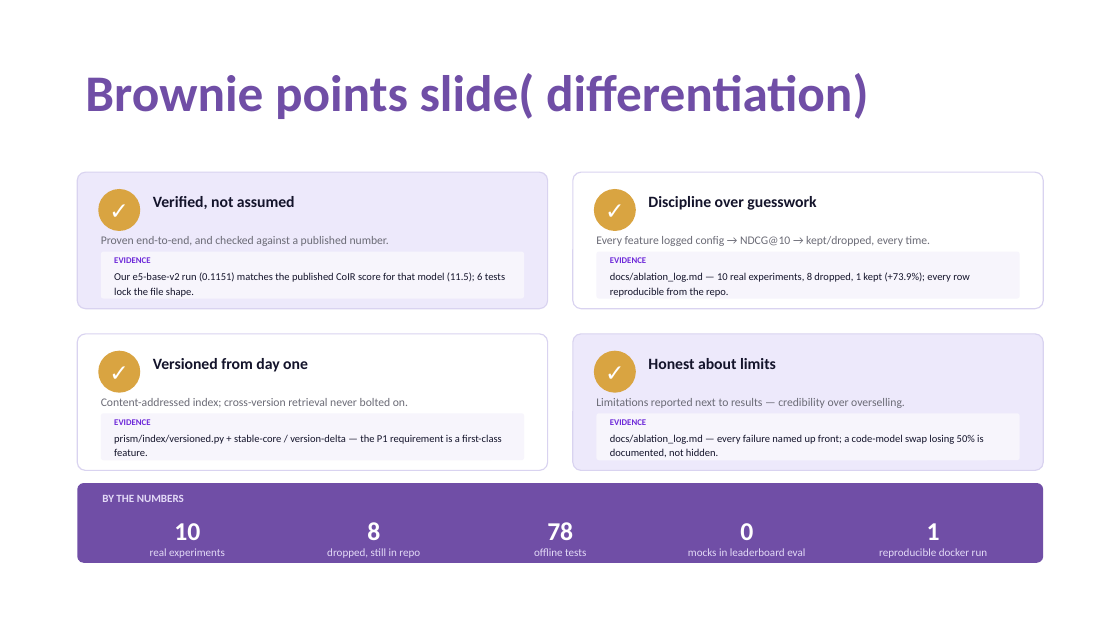
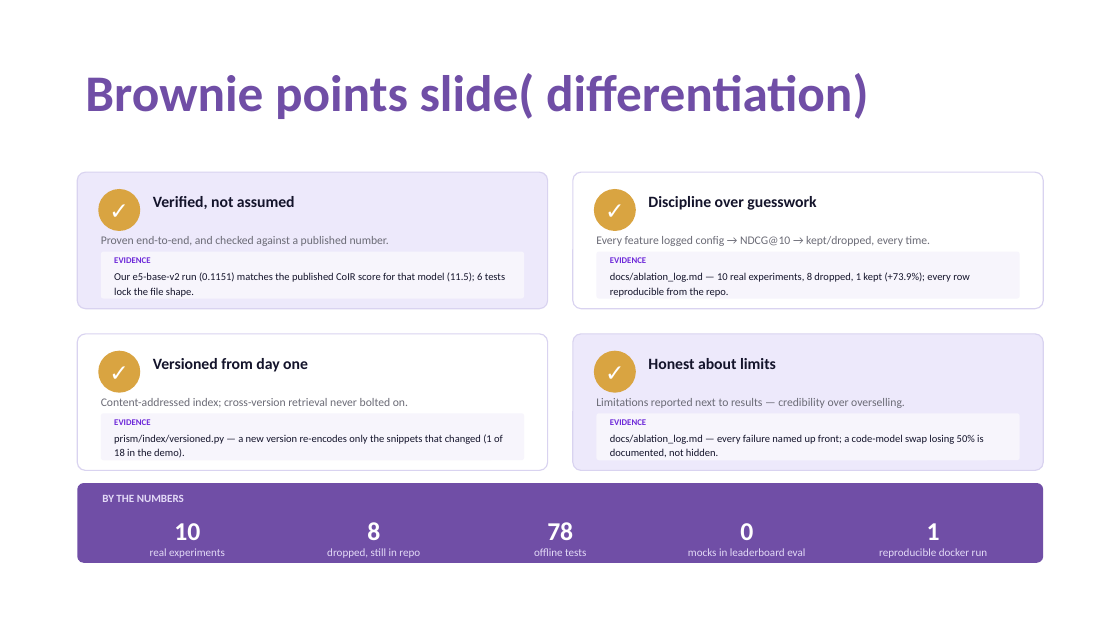
Before and after one commit to Ajha2005/samsung-prism, a slide deck: slide 10 of submission/Thapar_Trace_Submission_ppt.pptx. Drawn at 1120x630 pixels with LibreOffice and Linux fonts; fonts in the diff are those of the drawing. Boxes give left, top, right and bottom in pixels: in the first picture for what was removed or moved away, otherwise in the second. Text is boxed around its words. In the diff, an @@ line names an element or a change of style, - is before the commit and + after.

```diff
--- a/submission/Thapar_Trace_Submission_ppt.pptx
+++ b/submission/Thapar_Trace_Submission_ppt.pptx
@@ text at (114,434,503,458): text changed @@
-prism/index/versioned.py + stable-core / version-delta — the P1 requirement is a first-class feature.
+prism/index/versioned.py — a new version re-encodes only the snippets that changed (1 of 18 in the demo).
```
Also in this commit, not shown: 5 other slides changed, 7 other files.
